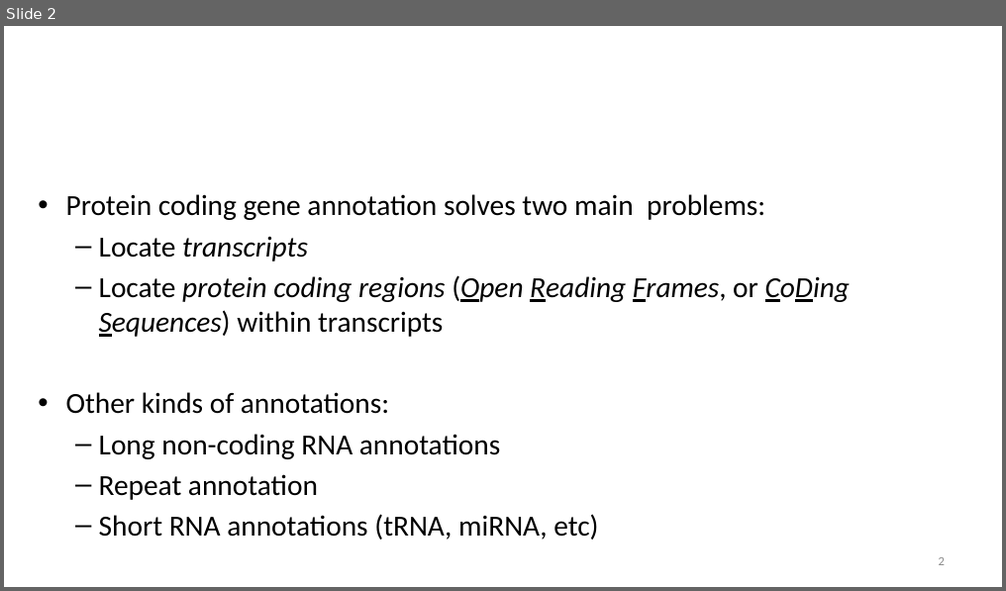
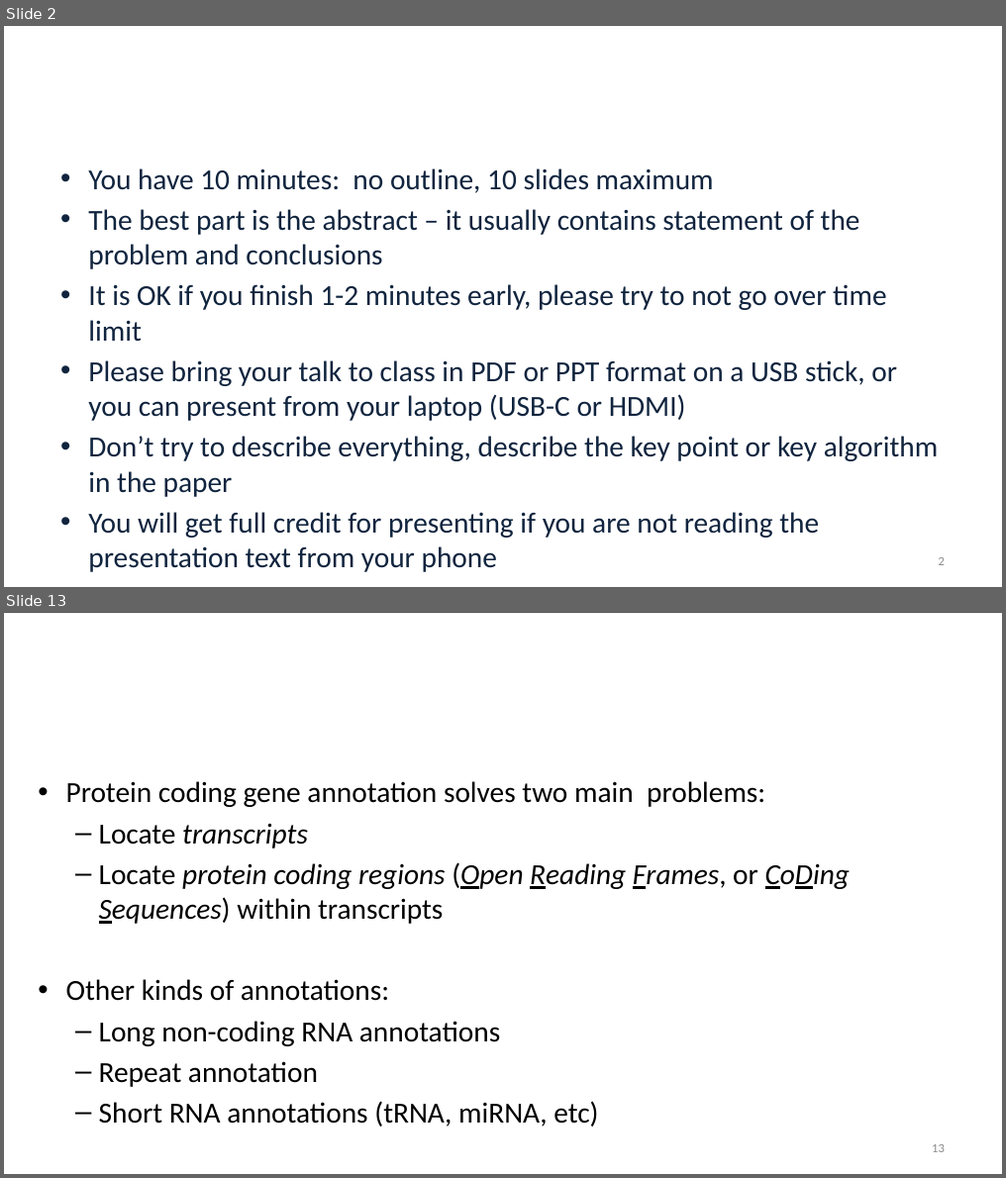
Before and after one commit to alekseyzimin/BME-Algorithms-for-Analysis-of-Genomic-Data, a slide deck: Lectures/Week 13 -- Genome Annotation Variant Calling Pan-genomes.pptx. Shown one above the other, each under a label of ours: slide 2 before the commit, slides 2 and 13 after it; the slides between them are not shown. The pictures are 1006x591 and 1006x1178 pixels, drawn with LibreOffice and Linux fonts; fonts in the diff are those of the drawing; background and template pictures are left out. Boxes give left, top, right and bottom in pixels: in the first picture for what was removed or moved away, otherwise in the second. Text is boxed around its words. In the diff, an @@ line names an element or a change of style, - is before the commit and + after.

```diff
--- a/Lectures/Week 13 -- Genome Annotation Variant Calling Pan-genomes.pptx
+++ b/Lectures/Week 13 -- Genome Annotation Variant Calling Pan-genomes.pptx
@@ slide 2 added at (4, 26, 1002, 587), background picture (left out) @@
@@ title added at (53, 81, 951, 119), 32.4 pt, text #FFFFFF @@
+Paper presentation
@@ text added at (88, 169, 939, 572), 28 pt, text #0F243E @@
+• You have 10 minutes: no outline, 10 slides maximum
+• The best part is the abstract – it usually contains statement of the problem and conclusions
+• It is OK if you finish 1-2 minutes early, please try to not go over time limit
+• Please bring your talk to class in PDF or PPT format on a USB stick, or you can present from your laptop (USB-C or HDMI)
+• Don’t try to describe everything, describe the key point or key algorithm in the paper
+• You will get full credit for presenting if you are not reading the presentation text from your phone
@@ page number added at (939, 558, 944, 566), 12 pt, text #8C8C8C @@
+2
@@ what was slide 2 is now slide 13 @@
@@ page number at (932, 1145, 944, 1153): text changed @@
-2
+13
```
Also in this commit, not shown: 10 slides changed, 10 other slides added, 1 other file.
